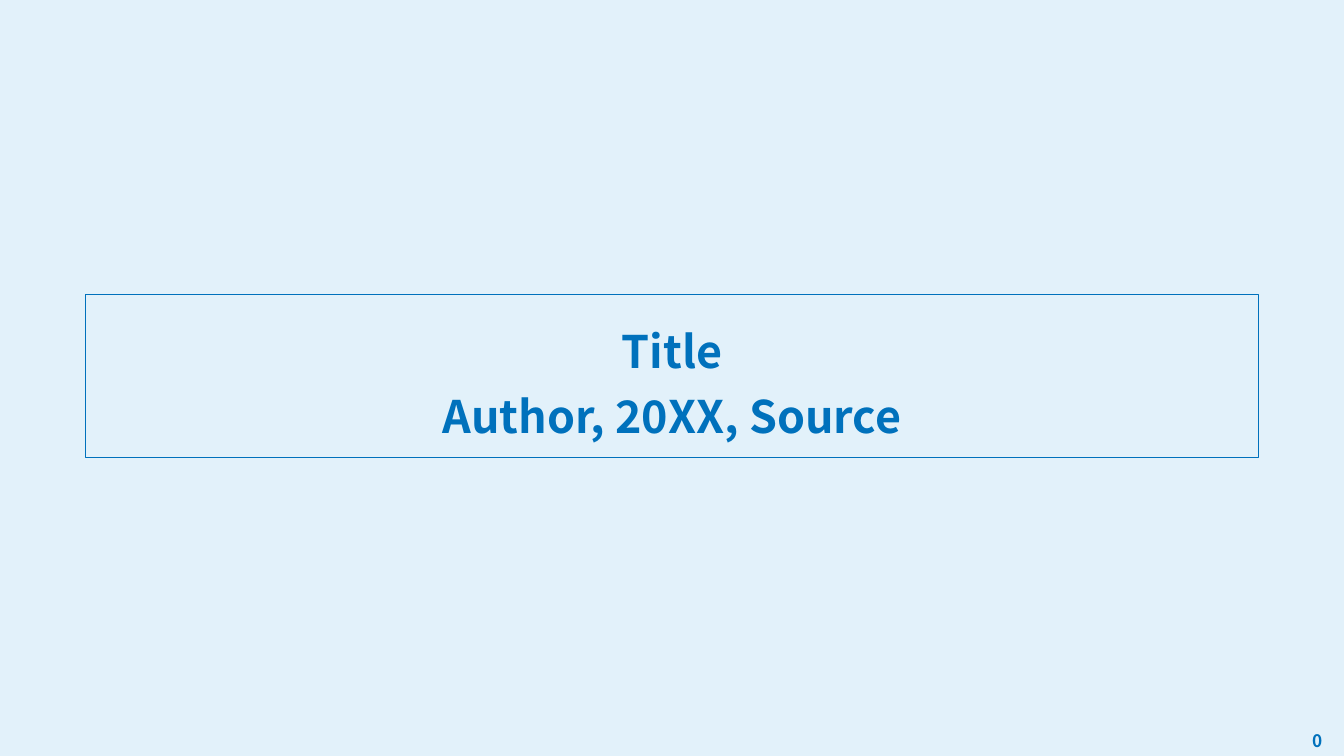
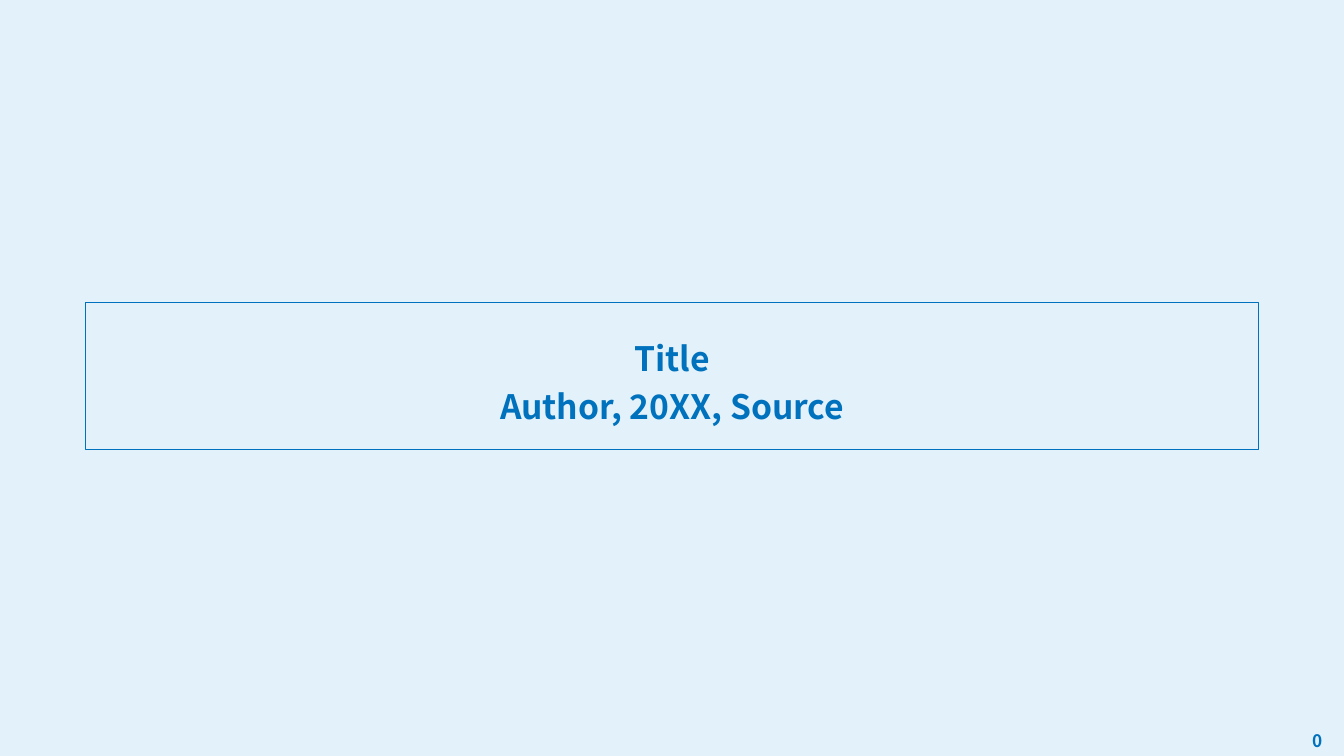
Before and after one commit to 0V/survey-paper-rendering, a slide deck: slide 1 of ppts/template/template.pptx. Drawn at 1344x756 pixels with LibreOffice and Linux fonts; fonts in the diff are those of the drawing. Boxes give left, top, right and bottom in pixels: in the first picture for what was removed or moved away, otherwise in the second. Text is boxed around its words. In the diff, an @@ line names an element or a change of style, - is before the commit and + after.

Commit message:
Update template

```diff
--- a/ppts/template/template.pptx
+++ b/ppts/template/template.pptx
@@ title "Title Author, 20XX, Source" resized from (x1=86, y1=294, x2=1258, y2=458) to (x1=86, y1=302, x2=1258, y2=451) @@
@@ title "Title Author, 20XX, Source" at (x1=86, y1=302, x2=1258, y2=451): size 32 to 24 pt @@
```
